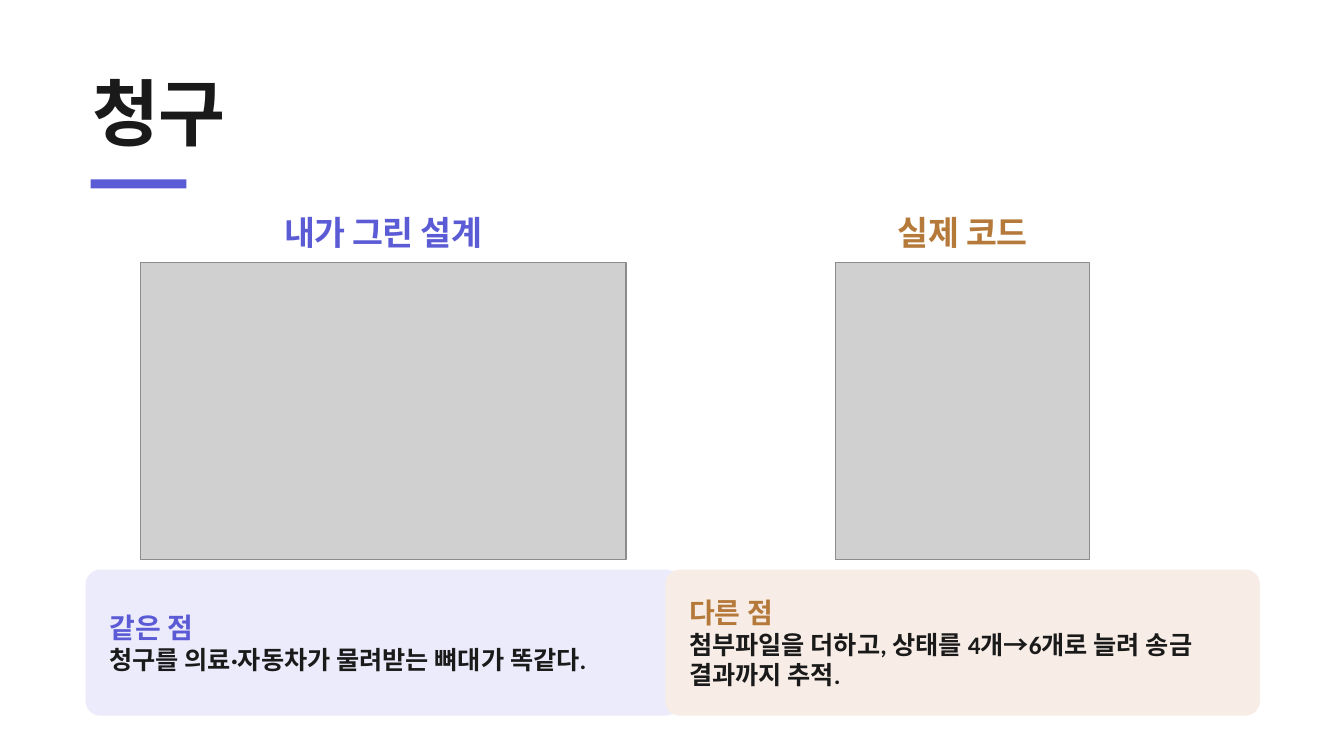
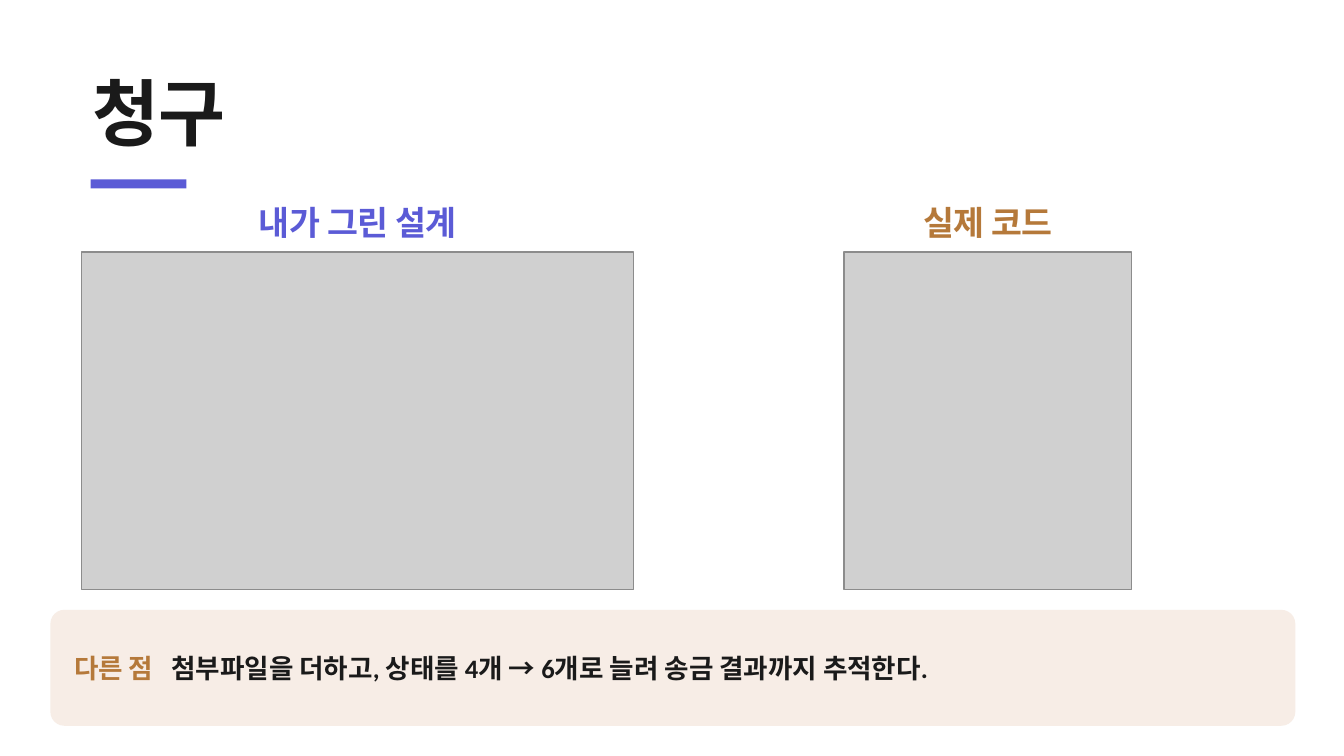
Before and after one commit to heyoonyoon/distributed-programming, a slide deck: slide 13 of docs/presentation/보험발표-figma.pptx. Drawn at 1344x756 pixels with LibreOffice and Linux fonts; fonts in the diff are those of the drawing; grey boxes stand for pictures. Boxes give left, top, right and bottom in pixels: in the first picture for what was removed or moved away, otherwise in the second. Text is boxed around its words. In the diff, an @@ line names an element or a change of style, - is before the commit and + after.

```diff
--- a/docs/presentation/보험발표-figma.pptx
+++ b/docs/presentation/보험발표-figma.pptx
@@ text "내가 그린 설계": place and size @@
-text "내가 그린 설계" at [284, 217, 482, 248]
+text "내가 그린 설계" at [259, 207, 456, 238]
@@ text "실제 코드": place and size @@
-text "실제 코드" at [898, 217, 1027, 248]
+text "실제 코드" at [923, 207, 1052, 238]
@@ picture: place and size @@
-picture at [140, 262, 626, 560]
+picture at [82, 252, 633, 590]
@@ picture: place and size @@
-picture at [836, 262, 1089, 560]
+picture at [844, 252, 1131, 590]
@@ rounded rectangle removed at [86, 570, 681, 716] @@
-같은 점
-청구를 의료·자동차가 물려받는 뼈대가 똑같다.
@@ rounded rectangle "다른 점 첨부파일을 더하고, 상태를 ...": place and size @@
-rounded rectangle "다른 점 첨부파일을 더하고, 상태를 ..." at [665, 570, 1260, 716]
+rounded rectangle "다른 점 첨부파일을 더하고, 상태를 ..." at [50, 610, 1296, 726]
@@ rounded rectangle "다른 점 첨부파일을 더하고, 상태를 ..." at [50, 610, 1296, 726]: proportions changed @@
@@ text in rounded rectangle at [74, 655, 928, 682]: text changed; size 18 to 19 pt @@
-다른 점
-첨부파일을 더하고, 상태를 4개→6개로 늘려 송금 결과까지 추적.
+다른 점 첨부파일을 더하고, 상태를 4개 → 6개로 늘려 송금 결과까지 추적한다.
```
Also in this commit, not shown: 5 other slides changed, 3 other files.
